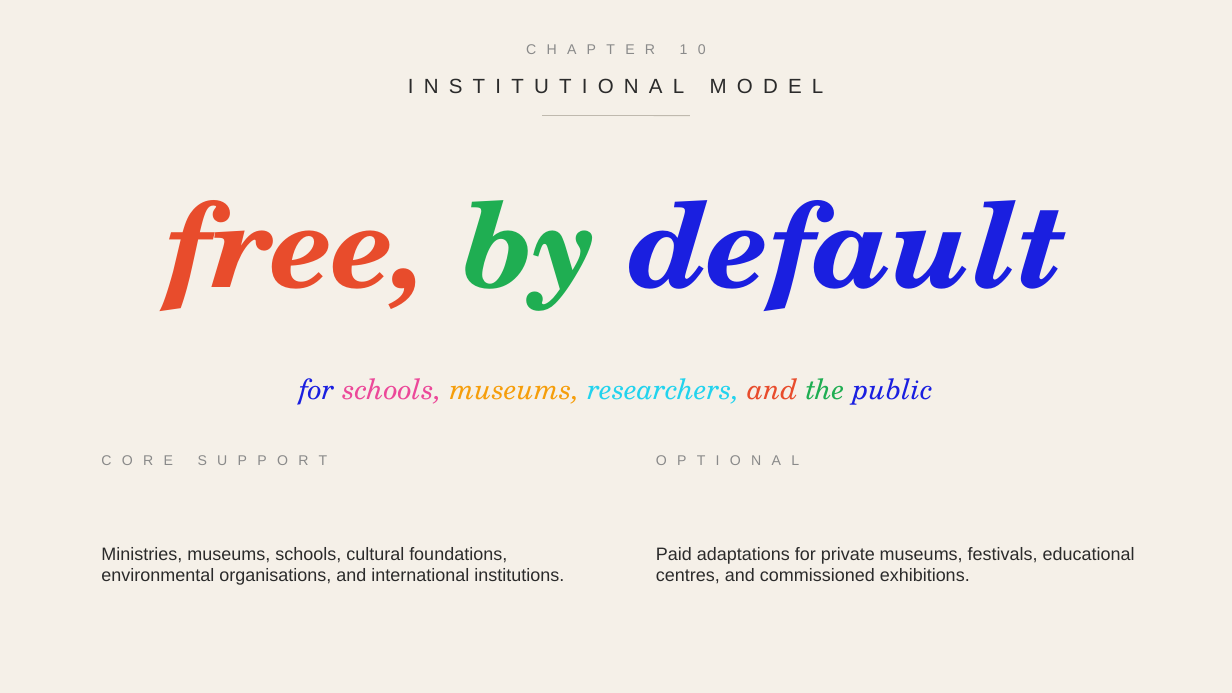
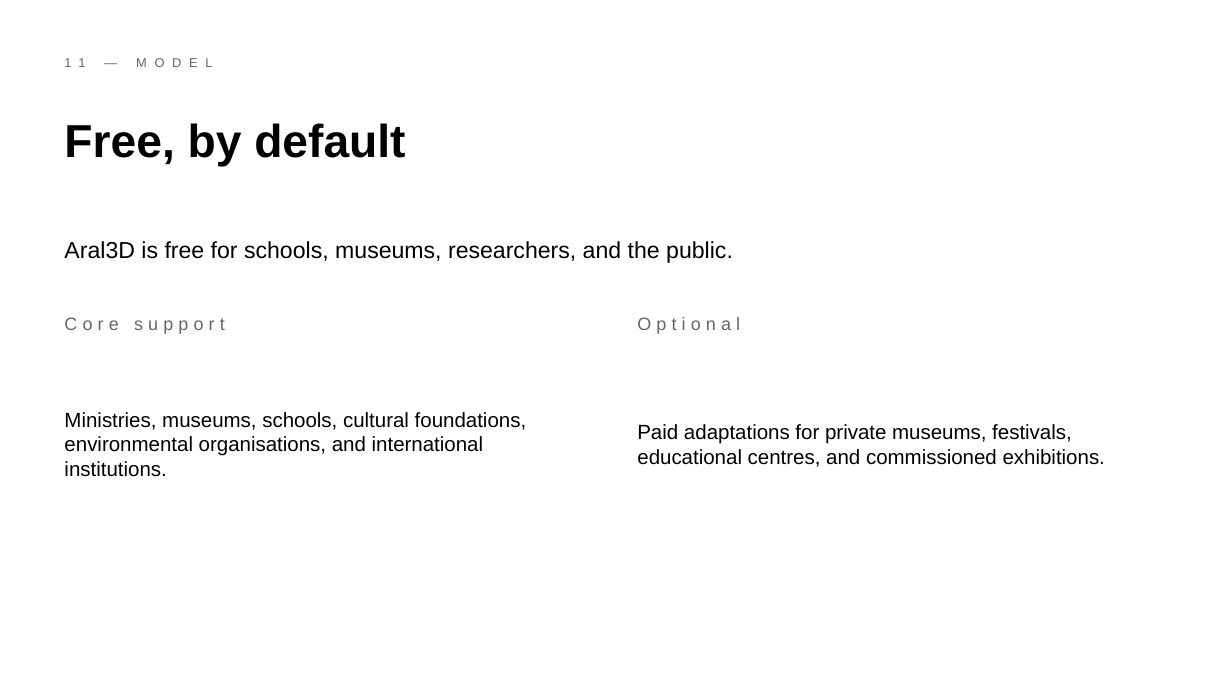
Before and after one commit to timateus/aral3d, a slide deck: slide 11 of public/aral3d-presentation.pptx. Drawn at 1232x693 pixels with LibreOffice and Linux fonts; fonts in the diff are those of the drawing. Boxes give left, top, right and bottom in pixels: in the first picture for what was removed or moved away, otherwise in the second. Text is boxed around its words. In the diff, an @@ line names an element or a change of style, - is before the commit and + after.

```diff
--- a/public/aral3d-presentation.pptx
+++ b/public/aral3d-presentation.pptx
@@ background #F5F0E8 to #FFFFFF @@
@@ text at (55, 46, 1177, 79): text changed; size 11 to 10 pt; text colour #8A8A8A to #666666 @@
-CHAPTER 10
+11 — MODEL
@@ text removed at (0, 65, 1232, 106) @@
-INSTITUTIONAL MODEL
@@ line removed from (543, 116) to (690, 116) @@
@@ text at (64, 123, 405, 166): text changed; size 92 to 36 pt; font TeX Gyre Schola to Arial; text colour #1A1FE0 to #000000; italic off @@
-free, by default
+Free, by default
@@ text at (64, 241, 733, 263): text changed; size 22 to 18 pt; font TeX Gyre Schola to Arial; text colour #22D3EE to #000000; italic off @@
-for schools, museums, researchers, and the public
+Aral3D is free for schools, museums, researchers, and the public.
@@ text at (64, 317, 225, 334): text changed; size 11 to 14 pt; text colour #8A8A8A to #666666 @@
-CORE SUPPORT
+Core support
@@ text at (637, 317, 740, 334): text changed; size 11 to 14 pt; text colour #8A8A8A to #666666 @@
-OPTIONAL
+Optional
@@ text "Ministries, museums, schools, cultural foundations, ..." at (64, 412, 527, 477): size 14 to 16 pt, text colour #2B2B2B to #000000 @@
@@ text "Ministries, museums, schools, cultural foundations, ...": place and size @@
-text "Ministries, museums, schools, cultural foundations, ..." at (101, 547, 564, 585)
+text "Ministries, museums, schools, cultural foundations, ..." at (64, 412, 527, 477)
@@ text "Paid adaptations for private museums, ...": place and size @@
-text "Paid adaptations for private museums, ..." at (656, 547, 1135, 583)
+text "Paid adaptations for private museums, ..." at (637, 424, 1105, 467)
@@ text "Paid adaptations for private museums, ..." at (637, 424, 1105, 467): size 14 to 16 pt, text colour #2B2B2B to #000000 @@
```
Also in this commit, not shown: 16 other slides changed, 18 other files.
